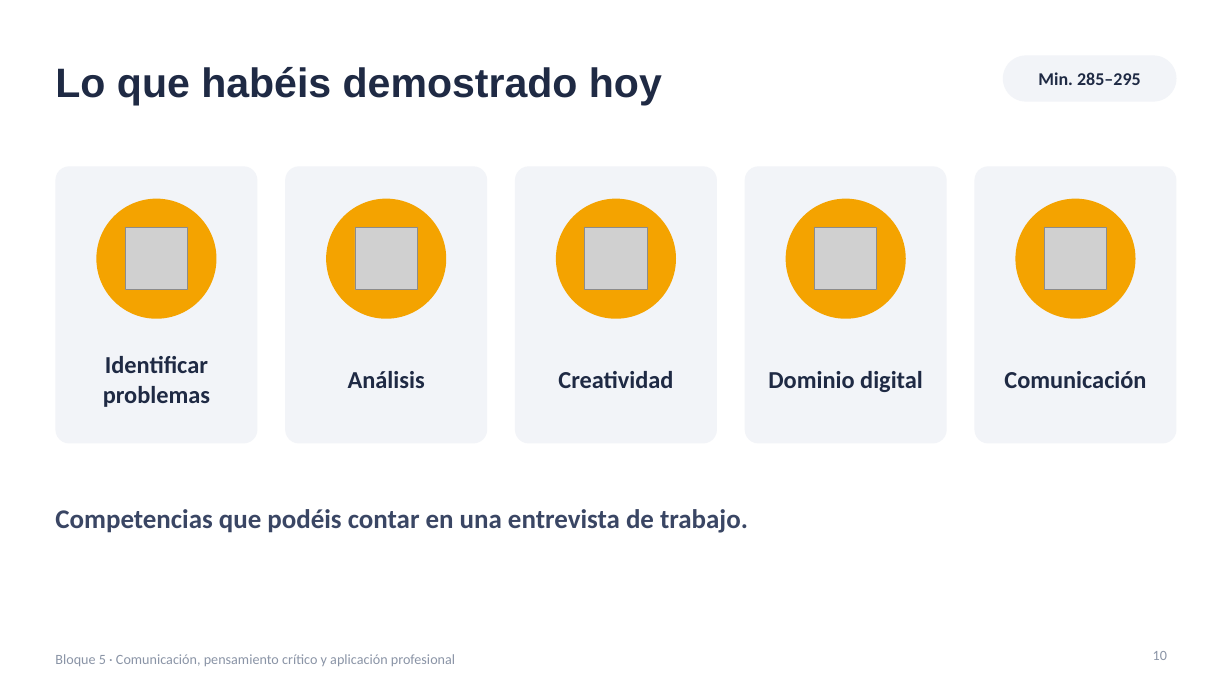
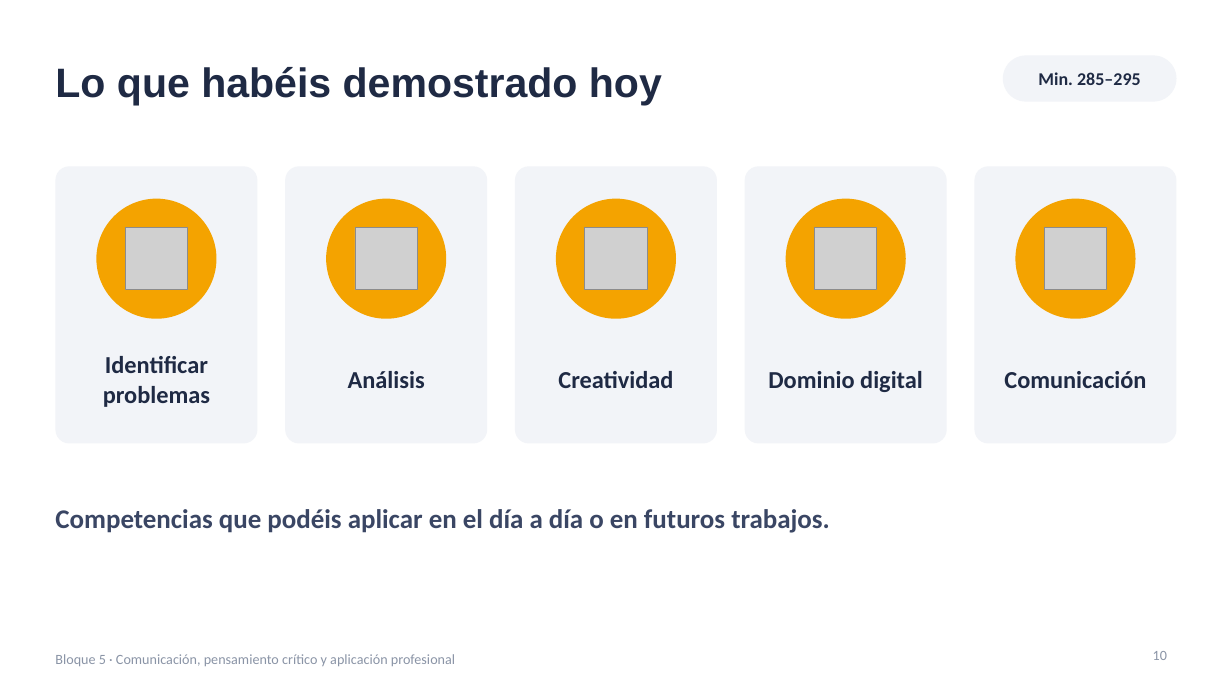
Before and after one commit to jjnieto/creatividad-ofimatica-ia, a slide deck: slide 10 of diapositivas/bloque5.pptx. Drawn at 1232x693 pixels with LibreOffice and Linux fonts; fonts in the diff are those of the drawing; grey boxes stand for pictures. Boxes give left, top, right and bottom in pixels: in the first picture for what was removed or moved away, otherwise in the second. Text is boxed around its words. In the diff, an @@ line names an element or a change of style, - is before the commit and + after.

```diff
--- a/diapositivas/bloque5.pptx
+++ b/diapositivas/bloque5.pptx
@@ text at box(55, 509, 830, 533): text changed @@
-Competencias que podéis contar en una entrevista de trabajo.
+Competencias que podéis aplicar en el día a día o en futuros trabajos.
```
Also in this commit, not shown: 1 other slide changed, 2 slides removed, 1 other file.
